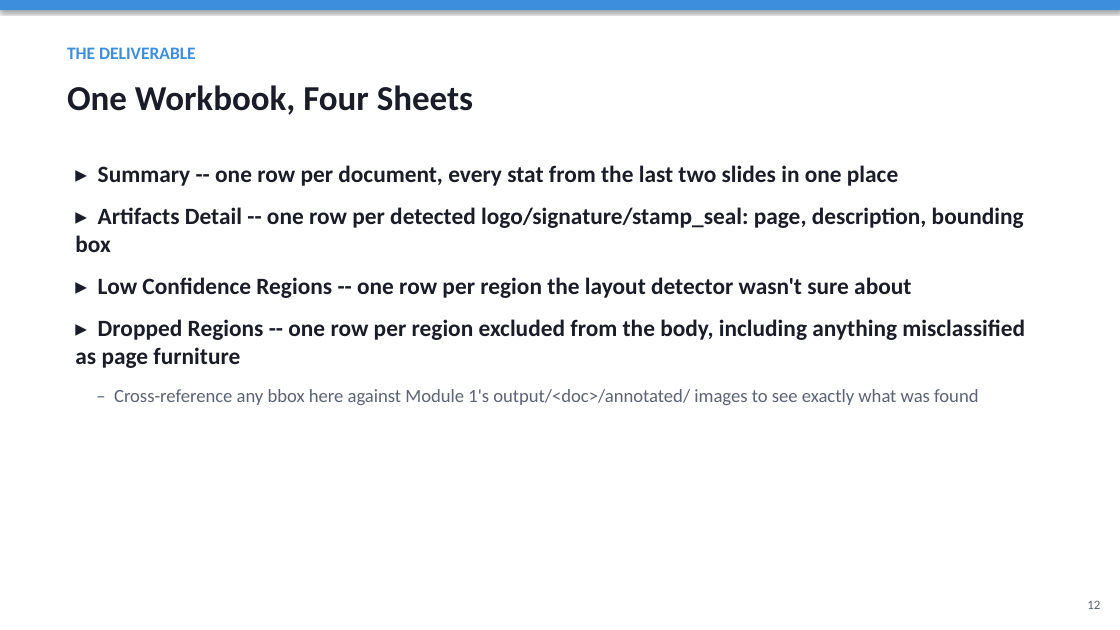
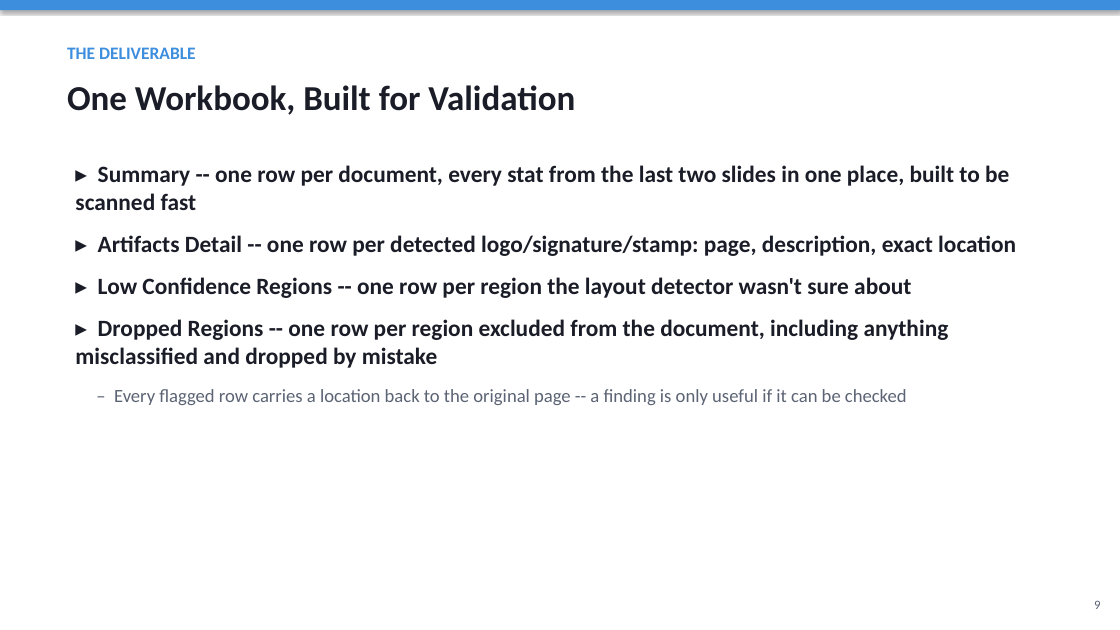
Before and after one commit to HITTESH2003/TRAINING, a slide deck: slide 9 of 2. ANALYSIS/Analysis_Module_Overview.pptx (slide 12 before the commit). Drawn at 1120x630 pixels with LibreOffice and Linux fonts; fonts in the diff are those of the drawing. Boxes give left, top, right and bottom in pixels: in the first picture for what was removed or moved away, otherwise in the second. Text is boxed around its words. In the diff, an @@ line names an element or a change of style, - is before the commit and + after.

```diff
--- a/2. ANALYSIS/Analysis_Module_Overview.pptx
+++ b/2. ANALYSIS/Analysis_Module_Overview.pptx
@@ text at box(67, 85, 575, 115): text changed @@
-One Workbook, Four Sheets
+One Workbook, Built for Validation
@@ text at box(75, 165, 1016, 256): text changed @@
-▸ Summary -- one row per document, every stat from the last two slides in one place
-▸ Artifacts Detail -- one row per detected logo/signature/stamp_seal: page, description, bounding box
+▸ Summary -- one row per document, every stat from the last two slides in one place, built to be scanned fast
+▸ Artifacts Detail -- one row per detected logo/signature/stamp: page, description, exact location
@@ text at box(75, 319, 949, 405): text changed @@
-▸ Dropped Regions -- one row per region excluded from the body, including anything misclassified as page furniture
-– Cross-reference any bbox here against Module 1's output/<doc>/annotated/ images to see exactly what was found
+▸ Dropped Regions -- one row per region excluded from the document, including anything misclassified and dropped by mistake
+– Every flagged row carries a location back to the original page -- a finding is only useful if it can be checked
@@ text at box(1094, 600, 1100, 609): text changed @@
-12
+9
```
Also in this commit, not shown: 9 other slides changed, 1 slide added, 5 slides removed, 1 other file.
